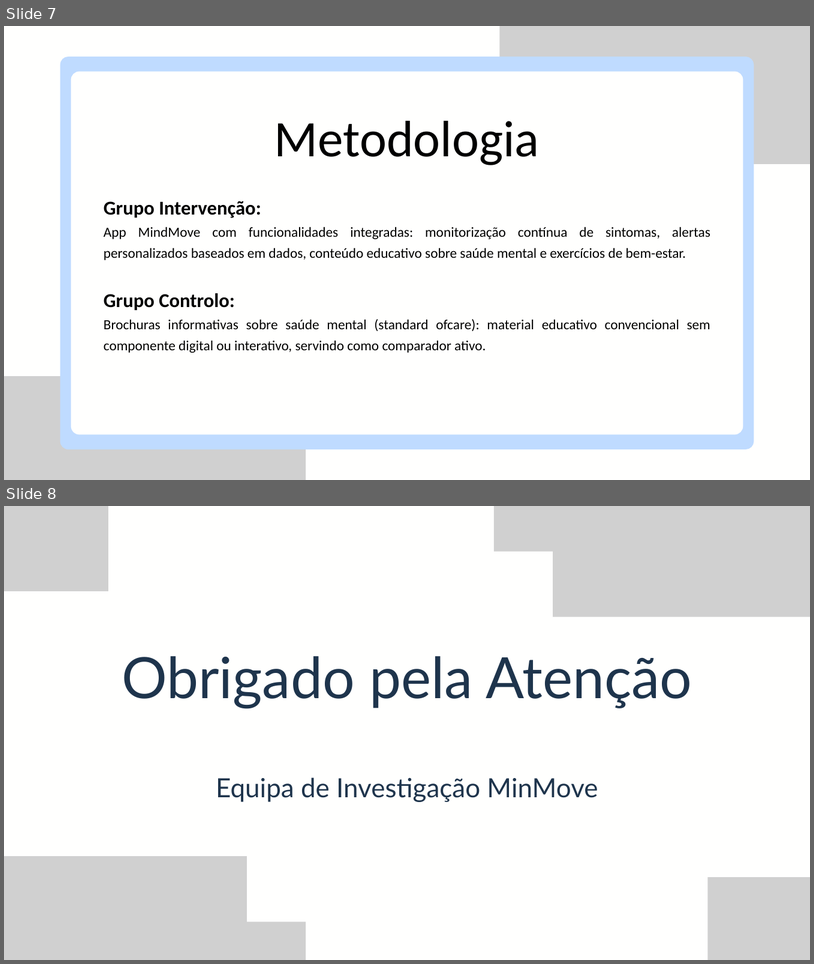
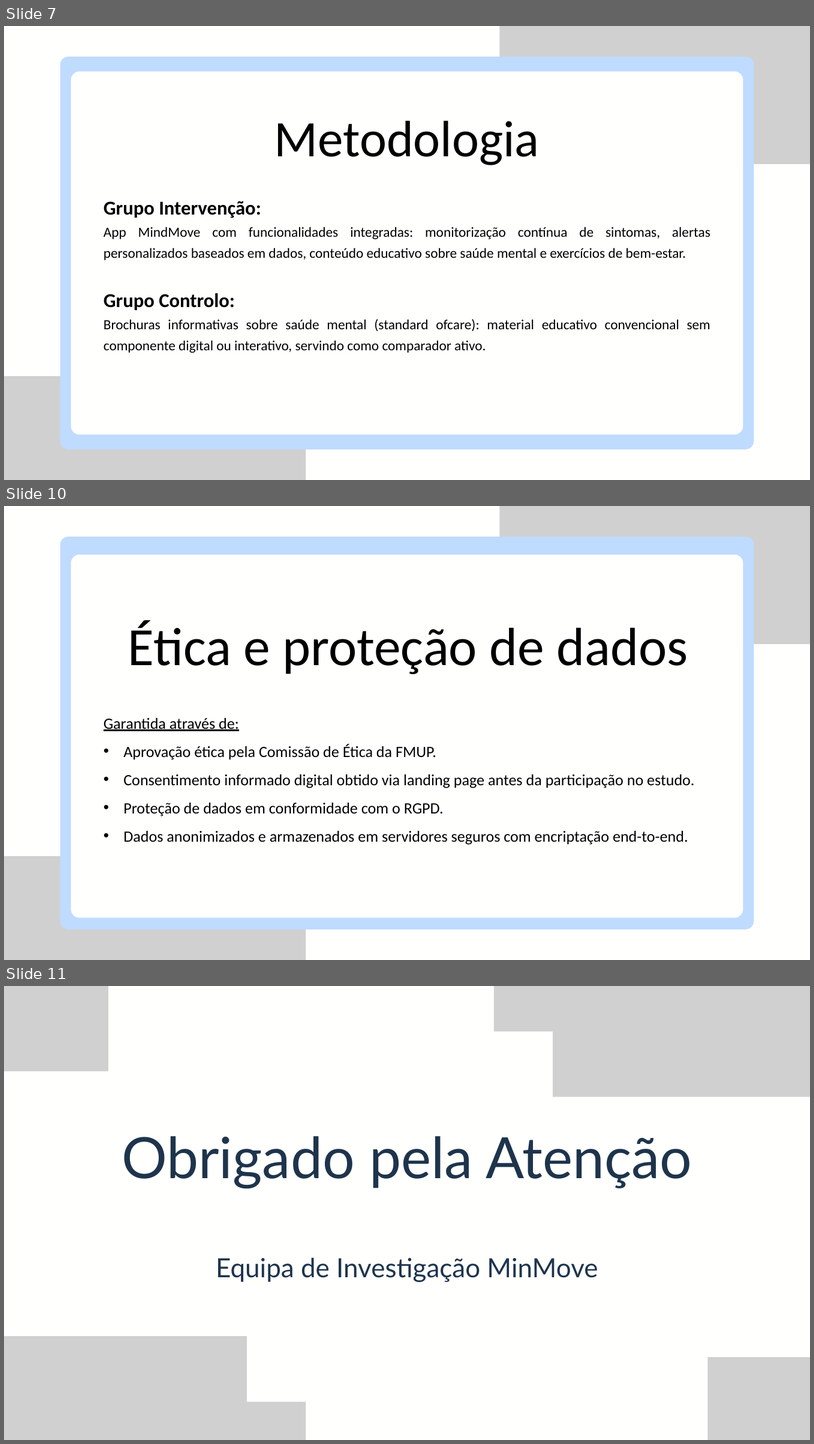
Before and after one commit to sofiawxys/Projeto_FerramentasProdutividade_G_2_E3, a slide deck: MindMove.pptx. Shown one above the other, each under a label of ours: slides 7 and 8 before the commit, slides 7, 10 and 11 after it; the slides between them are not shown. The pictures are 814x964 and 814x1444 pixels, drawn with LibreOffice and Linux fonts; fonts in the diff are those of the drawing; grey boxes stand for pictures. Boxes give left, top, right and bottom in pixels: in the first picture for what was removed or moved away, otherwise in the second. Text is boxed around its words. In the diff, an @@ line names an element or a change of style, - is before the commit and + after.

```diff
--- a/MindMove.pptx
+++ b/MindMove.pptx
@@ slide 10 added at bbox=[4, 506, 810, 960], background #FFFFFE @@
@@ picture added at bbox=[500, 506, 810, 579] @@
@@ picture added at bbox=[559, 506, 810, 644] @@
@@ freeform shape added at bbox=[60, 537, 754, 929], fill #BFDBFF @@
@@ freeform shape added at bbox=[71, 555, 743, 917], fill #FFFFFE @@
@@ text added at bbox=[128, 620, 688, 674], 96 pt, text #000000 @@
+Ética e proteção de dados
@@ text added at bbox=[104, 718, 695, 844], 28 pt, text #000000 @@
+Garantida através de:
+• Aprovação ética pela Comissão de Ética da FMUP.
+• Consentimento informado digital obtido via landing page antes da participação no estudo.
+• Proteção de dados em conformidade com o RGPD.
+• Dados anonimizados e armazenados em servidores seguros com encriptação end-to-end.
@@ picture added at bbox=[4, 856, 247, 960] @@
@@ picture added at bbox=[4, 921, 306, 960] @@
@@ what was slide 8 is now slide 11 @@
```
Also in this commit, not shown: 2 other slides added.
